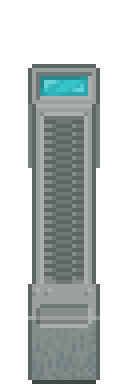
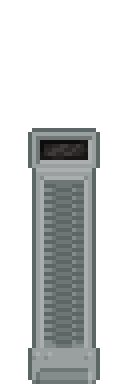
The second 128 x 384 image is a revision of the first. Changes to its layers:
hid group "DoorV_2" (10 layers) over [40,76,88,96]
hid group "doov_2 anim" (8 layers) over [28,64,100,384]
added group "doorv_2 open" with 9 layers over [28,128,100,384]
added layer "bk copy" in group "doorv_2 open" over [40,140,88,160]
renamed "door_v_open copy" to "door_v_open", showed it, moved it into group "doorv_2 open" over [28,128,100,384]
